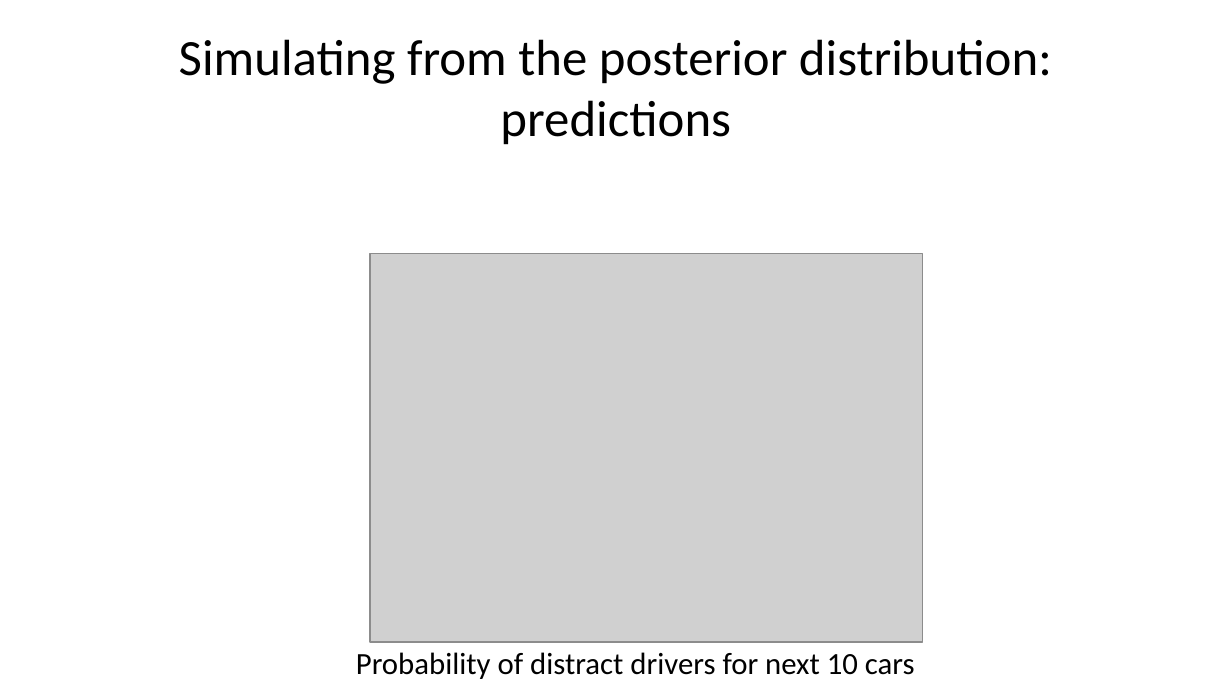
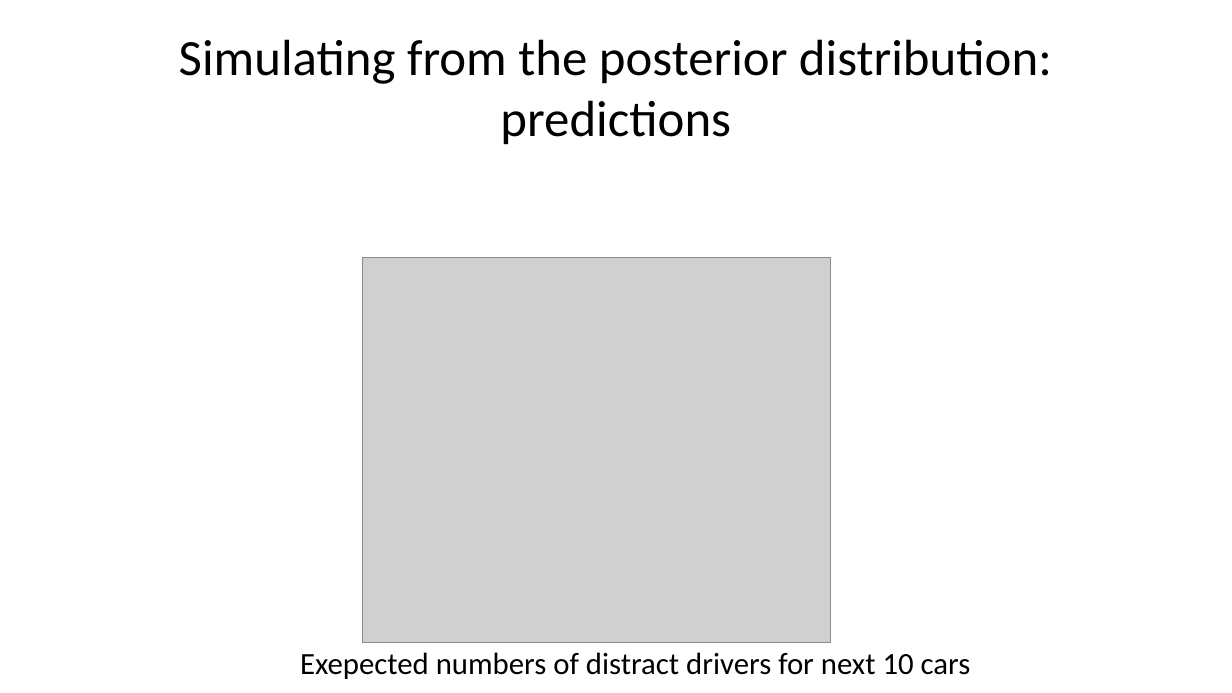
Before and after one commit to StephenElston/CSCI-E-83, a slide deck: slide 64 of LectureSlides/07_IntroductionToBayesModels.pptx (slide 65 before the commit). Drawn at 1232x693 pixels with LibreOffice and Linux fonts; fonts in the diff are those of the drawing; grey boxes stand for pictures. Boxes give left, top, right and bottom in pixels: in the first picture for what was removed or moved away, otherwise in the second. Text is boxed around its words. In the diff, an @@ line names an element or a change of style, - is before the commit and + after.

```diff
--- a/LectureSlides/07_IntroductionToBayesModels.pptx
+++ b/LectureSlides/07_IntroductionToBayesModels.pptx
@@ picture: place and size @@
-picture at (370, 254, 923, 642)
+picture at (362, 257, 830, 643)
@@ text at (300, 652, 971, 679): text changed @@
-Probability of distract drivers for next 10 cars
+Exepected numbers of distract drivers for next 10 cars
```
Also in this commit, not shown: 8 other slides changed, 1 slide removed.
